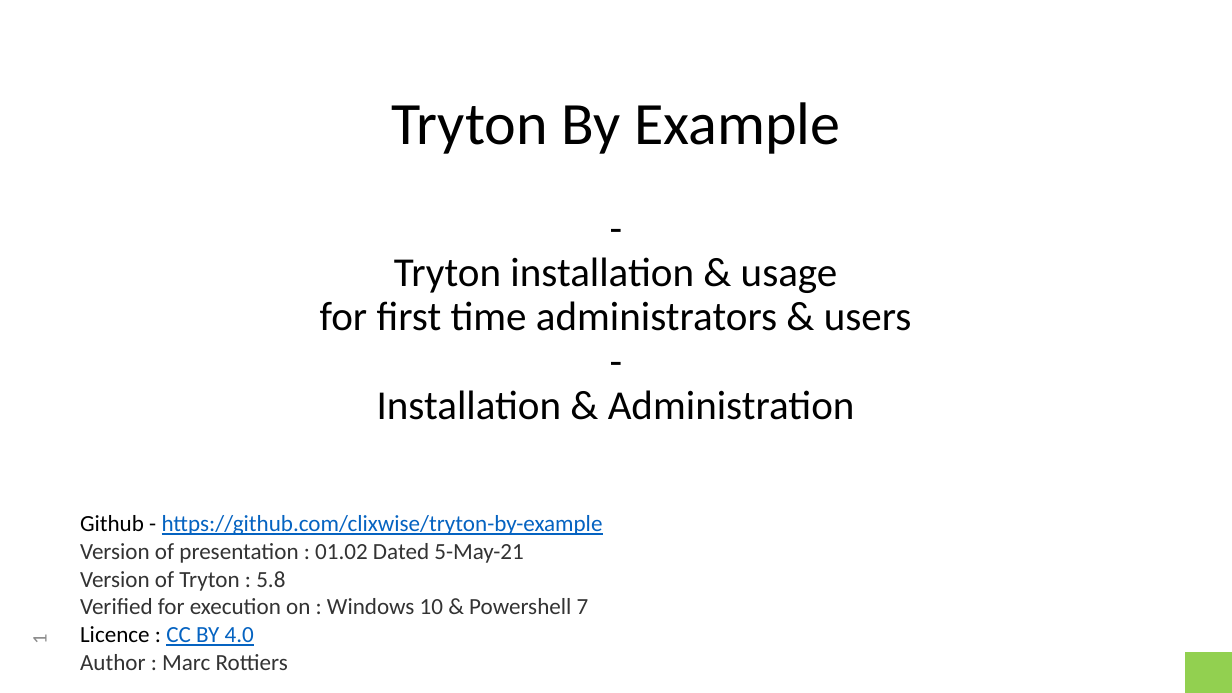
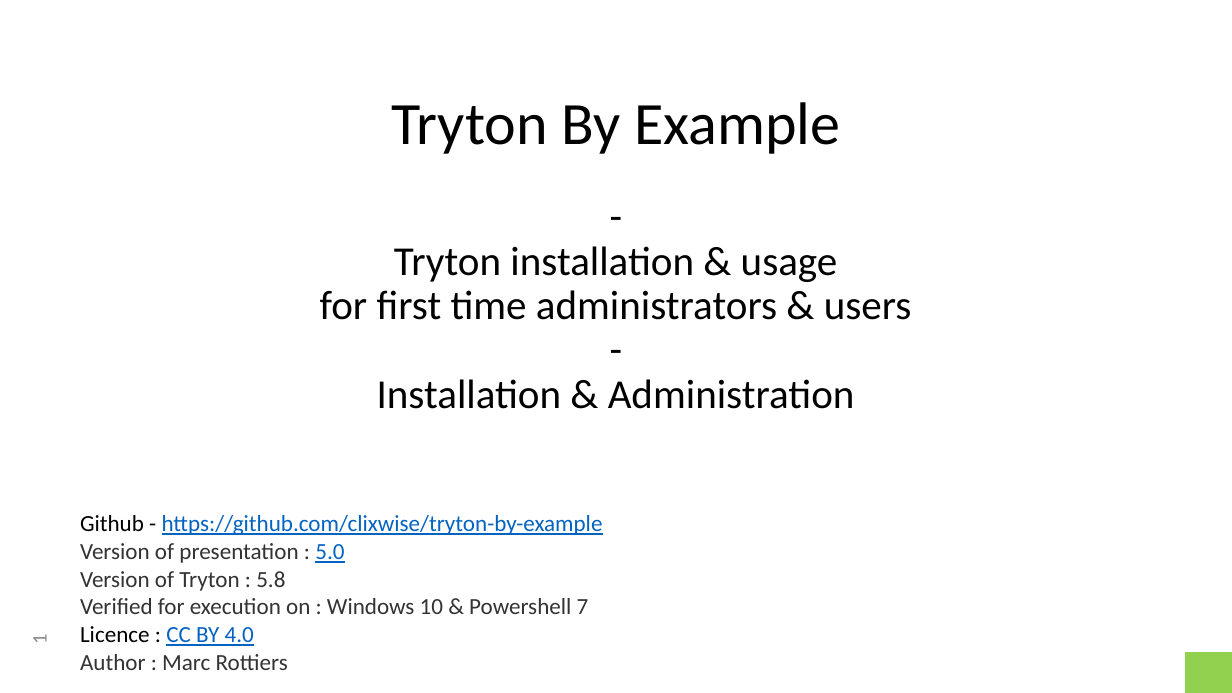
Before and after one commit to clixwise/tryton-by-example, a slide deck: slide 1 of Tryton 5.8 - Doc 00.01 - Installation & administration.pptx. Drawn at 1232x693 pixels with LibreOffice and Linux fonts; fonts in the diff are those of the drawing. Boxes give left, top, right and bottom in pixels: in the first picture for what was removed or moved away, otherwise in the second. Text is boxed around its words. In the diff, an @@ line names an element or a change of style, - is before the commit and + after.

```diff
--- a/Tryton 5.8 - Doc 00.01 - Installation & administration.pptx
+++ b/Tryton 5.8 - Doc 00.01 - Installation & administration.pptx
@@ title "- Tryton installation & usage ...": place and size @@
-title "- Tryton installation & usage ..." at <box>320,257,912,420</box>
+title "- Tryton installation & usage ..." at <box>320,246,912,409</box>
@@ subtitle at <box>80,515,603,670</box>: text changed @@
-Github - https://github.com/clixwise/tryton-by-example
-Version of presentation : 01.02 Dated 5-May-21
-Version of Tryton : 5.8
-Verified for execution on : Windows 10 & Powershell 7
-Licence : CC BY 4.0
-Author : Marc Rottiers
+Github - https://github.com/clixwise/tryton-by-example
+Version of presentation : 5.0
+Version of Tryton : 5.8
+Verified for execution on : Windows 10 & Powershell 7
+Licence : CC BY 4.0
+Author : Marc Rottiers
```
Also in this commit, not shown: 7 other files.
